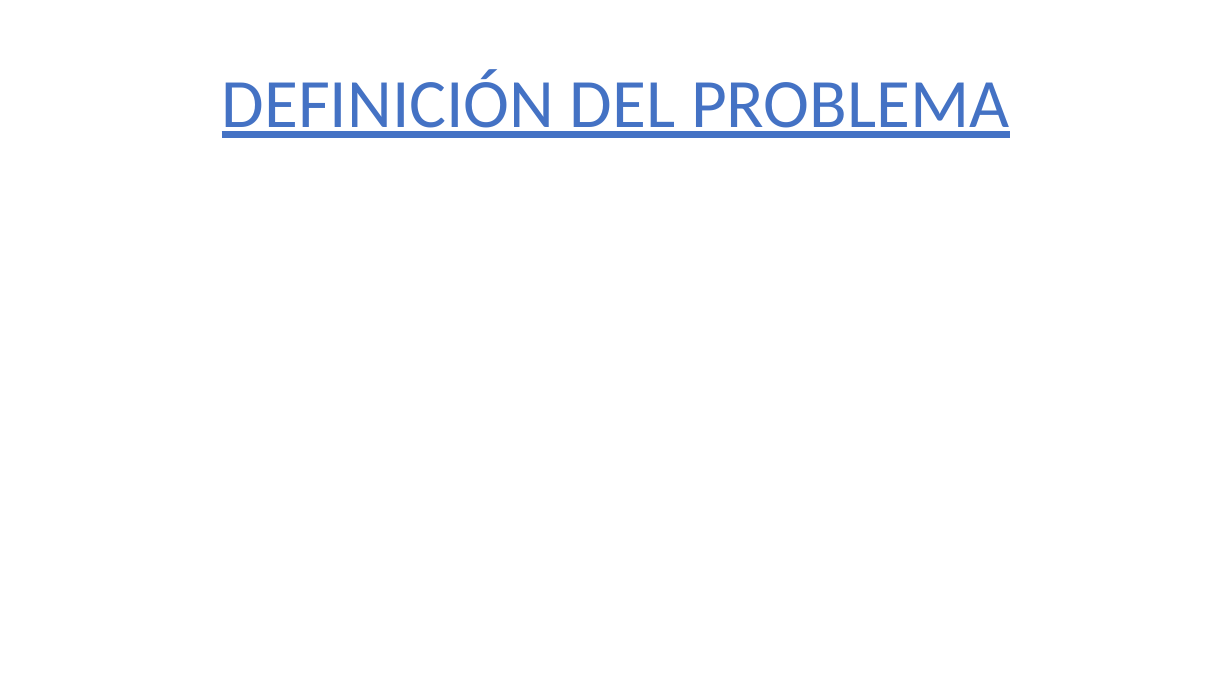
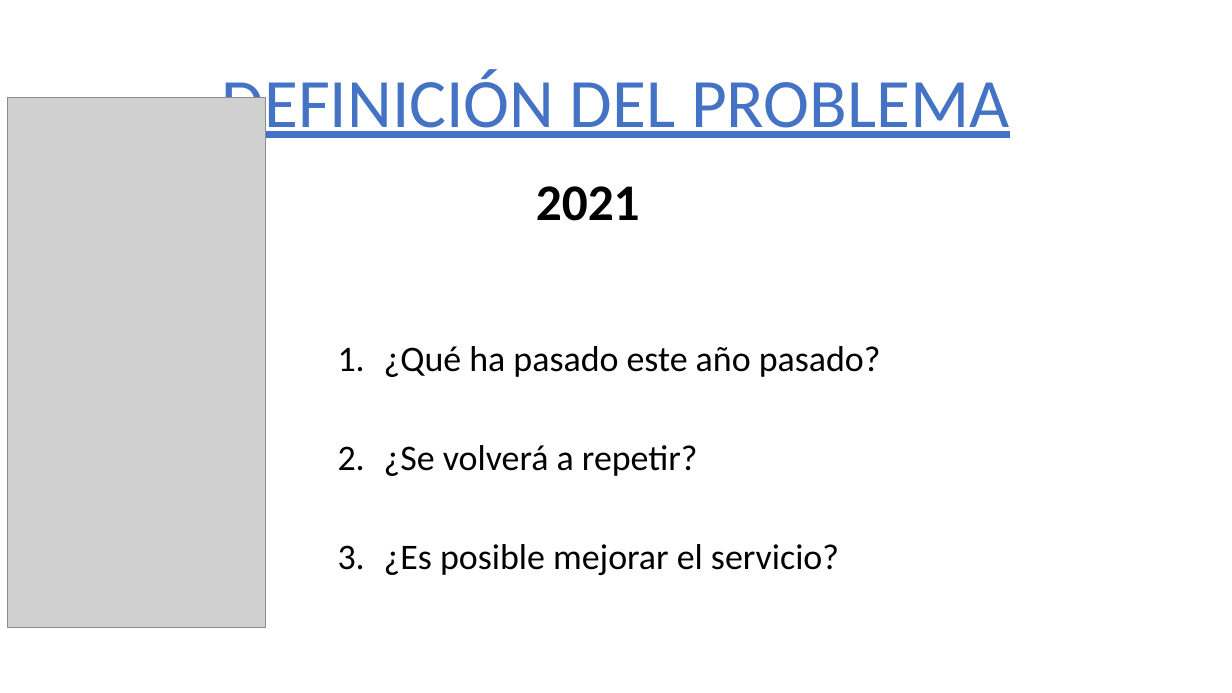
Before and after one commit to 75Engel/Estimacion_tipologia_usuarios_Servicios_Sociales_Ayto_Madrid, a slide deck: slide 2 of Presentacion_projecto.pptx. Drawn at 1232x693 pixels with LibreOffice and Linux fonts; fonts in the diff are those of the drawing; grey boxes stand for pictures; background and template pictures are left out. Boxes give left, top, right and bottom in pixels: in the first picture for what was removed or moved away, otherwise in the second. Text is boxed around its words. In the diff, an @@ line names an element or a change of style, - is before the commit and + after.

```diff
--- a/Presentacion_projecto.pptx
+++ b/Presentacion_projecto.pptx
@@ picture added at (x1=7, y1=98, x2=265, y2=628) @@
@@ text added at (x1=536, y1=186, x2=640, y2=221), 40 pt, text #000000, bold @@
+2021
@@ subtitle added at (x1=384, y1=346, x2=881, y2=575), 28 pt, text #000000 @@
+1. ¿Qué ha pasado este año pasado?
+2. ¿Se volverá a repetir?
+3. ¿Es posible mejorar el servicio?
```
Also in this commit, not shown: 10 other slides changed, 3 slides added, 6 slides removed, 7 other files.
